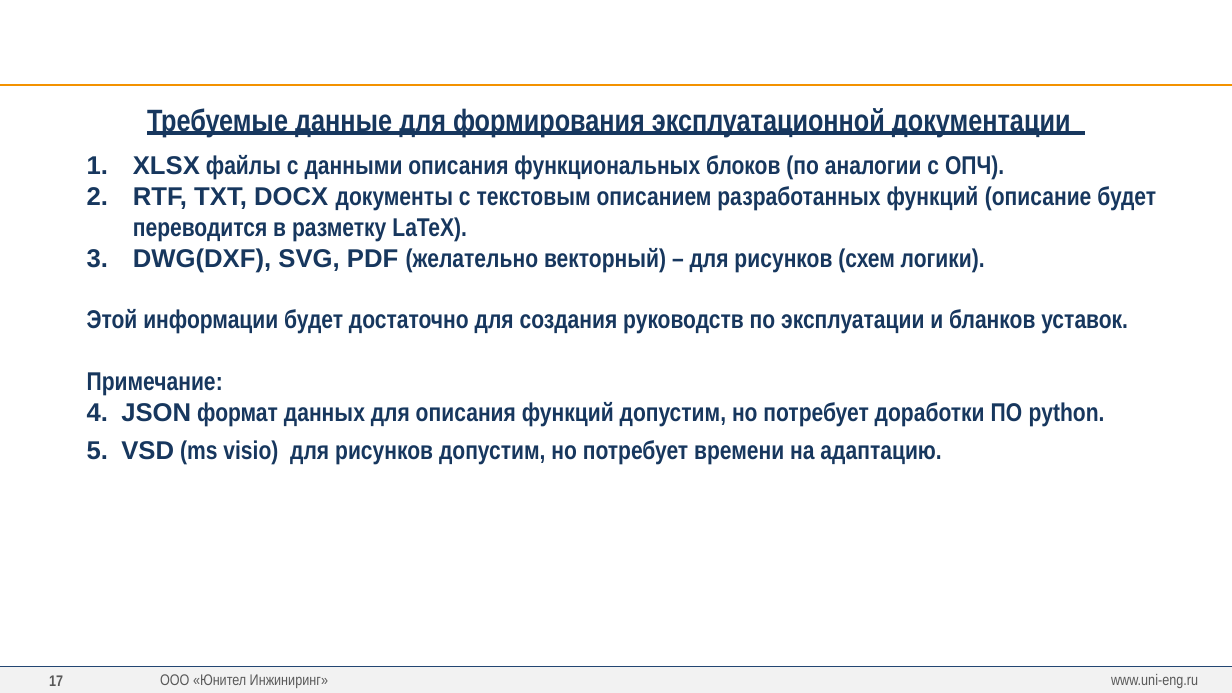
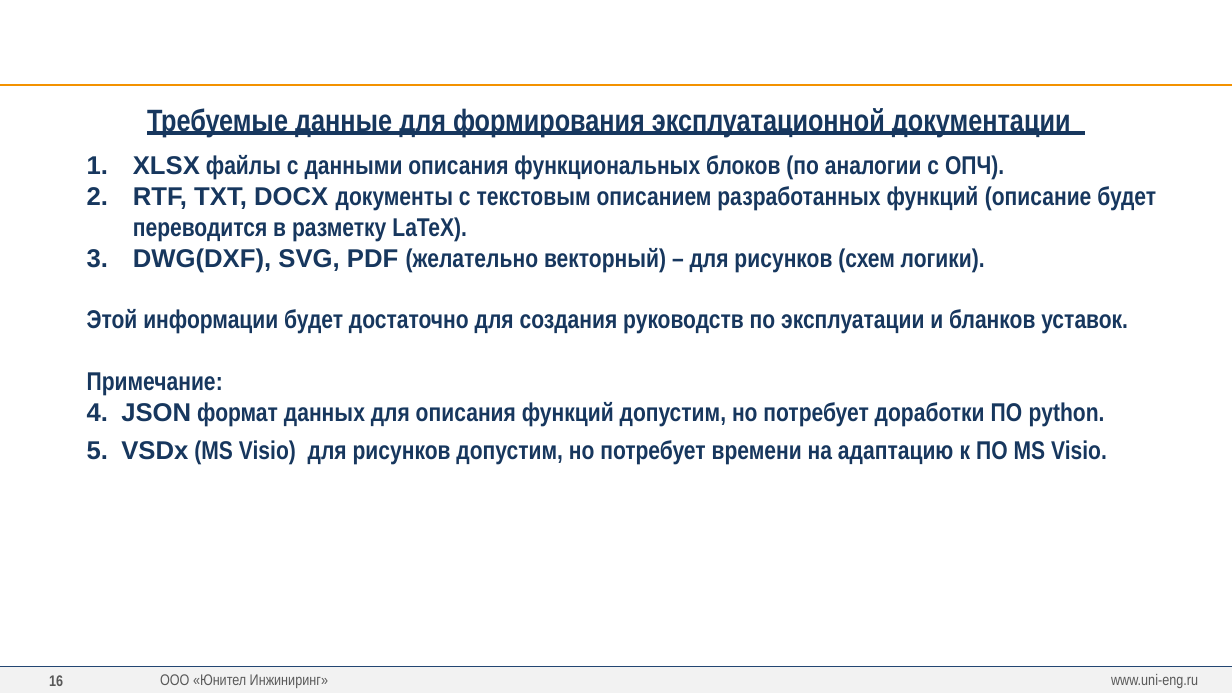
Before and after one commit to greglu1976/ProjectOmni, a slide deck: slide 16 of Презентация/Презентация v3.pptx (slide 17 before the commit). Drawn at 1232x693 pixels with LibreOffice and Linux fonts; fonts in the diff are those of the drawing; background and template pictures are left out. Boxes give left, top, right and bottom in pixels: in the first picture for what was removed or moved away, otherwise in the second. Text is boxed around its words. In the diff, an @@ line names an element or a change of style, - is before the commit and + after.

```diff
--- a/Презентация/Презентация v3.pptx
+++ b/Презентация/Презентация v3.pptx
@@ text at (x1=121, y1=440, x2=1107, y2=465): text changed @@
-2. VSD (ms visio) для рисунков допустим, но потребует времени на адаптацию.
+2. VSDx (MS Visio) для рисунков допустим, но потребует времени на адаптацию к ПО MS Visio.
@@ page number at (x1=49, y1=675, x2=63, y2=686): text changed @@
-17
+16
```
Also in this commit, not shown: 6 other slides changed, 1 slide removed, 18 other files.
